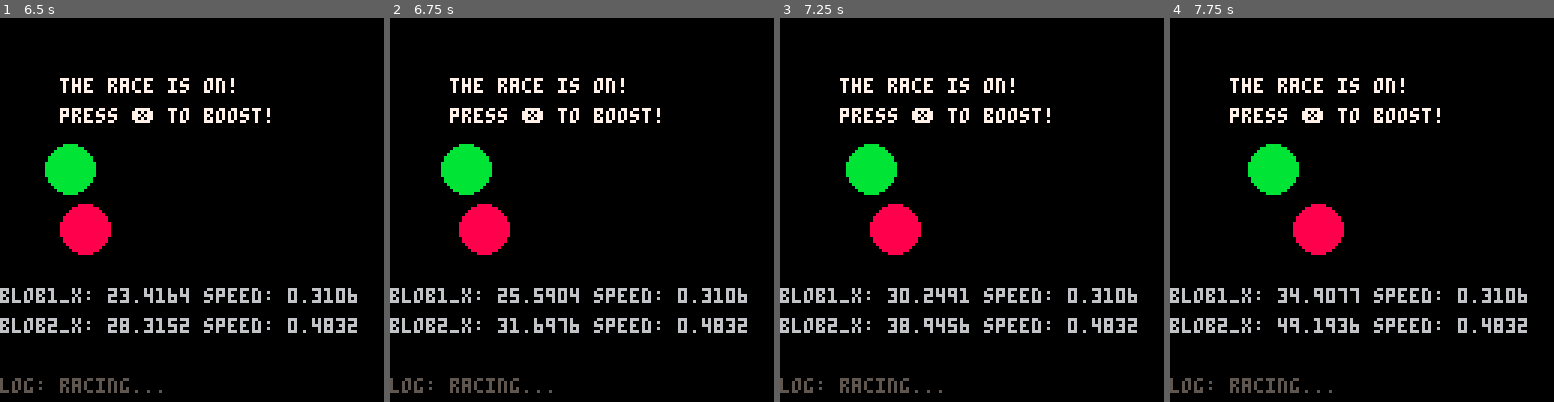
Above: before the commit, frames 1-4 (left to right).
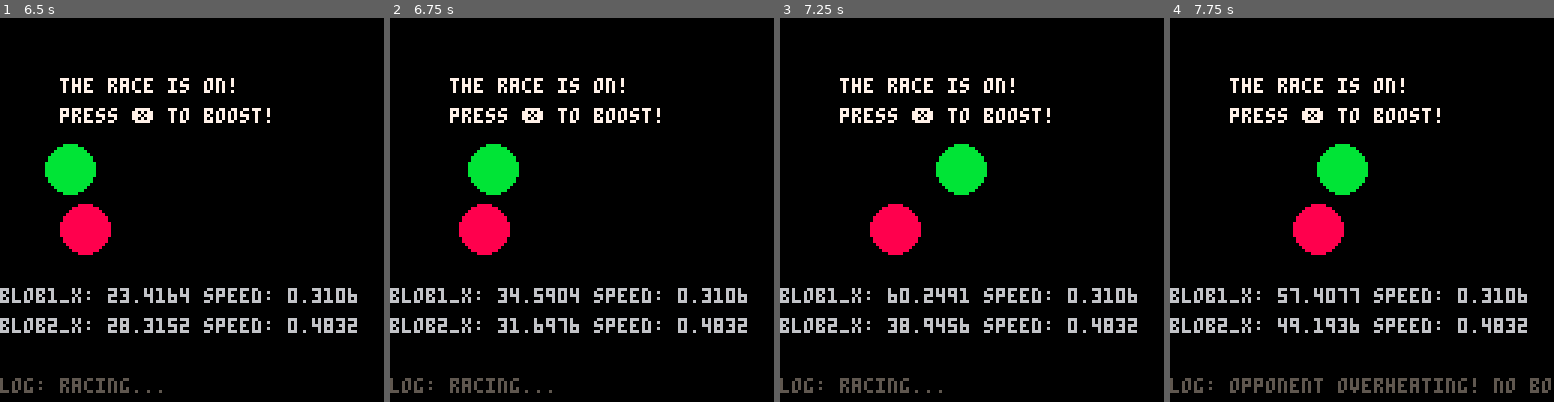
Above: after the commit, the same moments.

Repository: geopet/formula-blob
Game: PICO-8 cartridge blob_race.p8
Two runs of this game, one before a commit and one after it. Both use one fixed random seed, a clock stepped at 60 frames per second and the inputs below.
Inputs:
- Up to frame 1 (6.5 s): tap X (X key) at 0.33, 1.07, 1.85, 2.97, 4.08, 5.2, 6.32 s; tap O (Z key) at 0.7, 1.7, 2.1, 2.5, 2.9, 3.3, 3.7, 4.1, 4.5, 4.9, 5.3, 5.7, 6.1 s; hold Right 1.6-2.1 s; hold Right 2.47-3.03 s; hold Left 3.08-3.58 s; hold Right 4.02-4.68 s; hold Left 5.08-5.68 s; hold Right from 6.08 s (still down)
- Up to frame 2 (6.75 s): tap O (Z key) at 6.5 s; release Right at 6.58 s; hold Right from 6.63 s (still down)
- Up to frame 3 (7.25 s): tap O (Z key) at 6.9 s; release Right at 7.13 s
- Up to frame 4 (7.75 s): tap O (Z key) at 7.3, 7.7 s; tap X (X key) at 7.43 s; hold Right from 7.5 s (still down)

Frame 1 is identical in both runs. In frame 2, 1.8% of the frame differs, in the area x 13-34%, y 32-75%; in frame 3, 2.7%; in frame 4, 4.0%, in the area x 15-100%, y 32-98%.

Commit message:
feat(opp boost): add basic functionality
There is still plenty to do, but this adds the basic functionality
around the opponent boosting.

Diff:
--- a/blob_race.p8
+++ b/blob_race.p8
@@ -36,6 +36,7 @@
 opponent_overheat = false
 opponent_overheat_timer = nil
 opponent_boost_amount = nil
+opponent = {overheat = false}
 
 function _init()
     -- inialize things here
@@ -110,26 +111,9 @@
 
         log_msg = "countdown timer: " .. lock_timer
     elseif (state == "racing") then
-        -- local player_boost_amount = 0
-
-        -- if (player_overheat) then
-        --     player_overheat_timer += 1
-
-        --     if (player_overheat_timer > 60) then
-        --         player_overheat = false
-        --         player_overheat_timer = 0
-        --         player_boost_amount = 0.01
-        --         log_msg = "overheat off!"
-        --     else
-        --         player_boost_active = false
-        --         player_boost_amount = -0.5
-        --         log_msg = "overheating! no boost!"
-        --     end
-        -- else
-        --     log_msg = "racing..."
-        -- end
-
-        update_overheat()
+
+        update_player_overheat()
+        update_opponent_overheat()
 
         if (btn(5) and not player_overheat) then -- press ❎ to boost
             if (player_boost_meter > 0) then
@@ -148,12 +132,41 @@
             player_boost_active = false
         end
 
+        -- will opponent boost?
+        if (not opponent.overheat and not opponent_overheat and not opponent_boost_active) then
+            opponent_boost_check = rnd(1)
+            if ((opponent_boost_check < 0.1)) then
+                opponent_boost_active = true
+            else
+                opponent_boost_active = false
+            end
+            -- log_msg = "opp boost check: " .. opponent_boost_check
+        end
+
+        -- opponent boost logic
+        if (opponent_boost_active and not opponent_overheat) then
+            if (opponent_boost_meter > 0) then
+                opponent_boost_meter -= 5
+                opponent_boost_amount = 1.5
+                sfx(3)
+            else
+                opponent_overheat = true
+                opponent_overheat_timer = 0
+                opponent_boost_active = false
+                opponent_boost_meter = 0
+                opponent.overheat = true
+                sfx(2)
+            end
+        else
+            opponent_boost_active = false
+        end
+
         if (selected_blob == 1) then
             blob1_x += blob1_speed + player_boost_amount
-            blob2_x += blob2_speed
+            blob2_x += blob2_speed + opponent_boost_amount
         else
             blob2_x += blob2_speed + player_boost_amount
-            blob1_x += blob1_speed
+            blob1_x += blob1_speed + opponent_boost_amount
         end
 
         -- race winner logic
@@ -284,7 +297,7 @@
     print(countdown_opt.string, countdown_opt.x, countdown_opt.y, countdown_opt.color)
 end
 
-function update_overheat()
+function update_player_overheat()
     if (player_overheat) then
         player_overheat_timer += 1
 
@@ -300,6 +313,26 @@
         end
     elseif (not player_overheat) then
             player_boost_amount = 0
+            log_msg = "racing..."
+    end
+end
+
+function update_opponent_overheat()
+    if (opponent_overheat) then
+        opponent_overheat_timer += 1
+
+        if (opponent_overheat_timer > 60) then
+            opponent_overheat = false
+            opponent_overheat_timer = 0
+            opponent_boost_amount = 0.01
+            log_msg = "overheat off!"
+        else
+            opponent_boost_active = false
+            opponent_boost_amount = -0.5
+            log_msg = "opponent overheating! no boost!"
+        end
+    elseif (not opponent_overheat) then
+            opponent_boost_amount = 0
             log_msg = "racing..."
     end
 end
